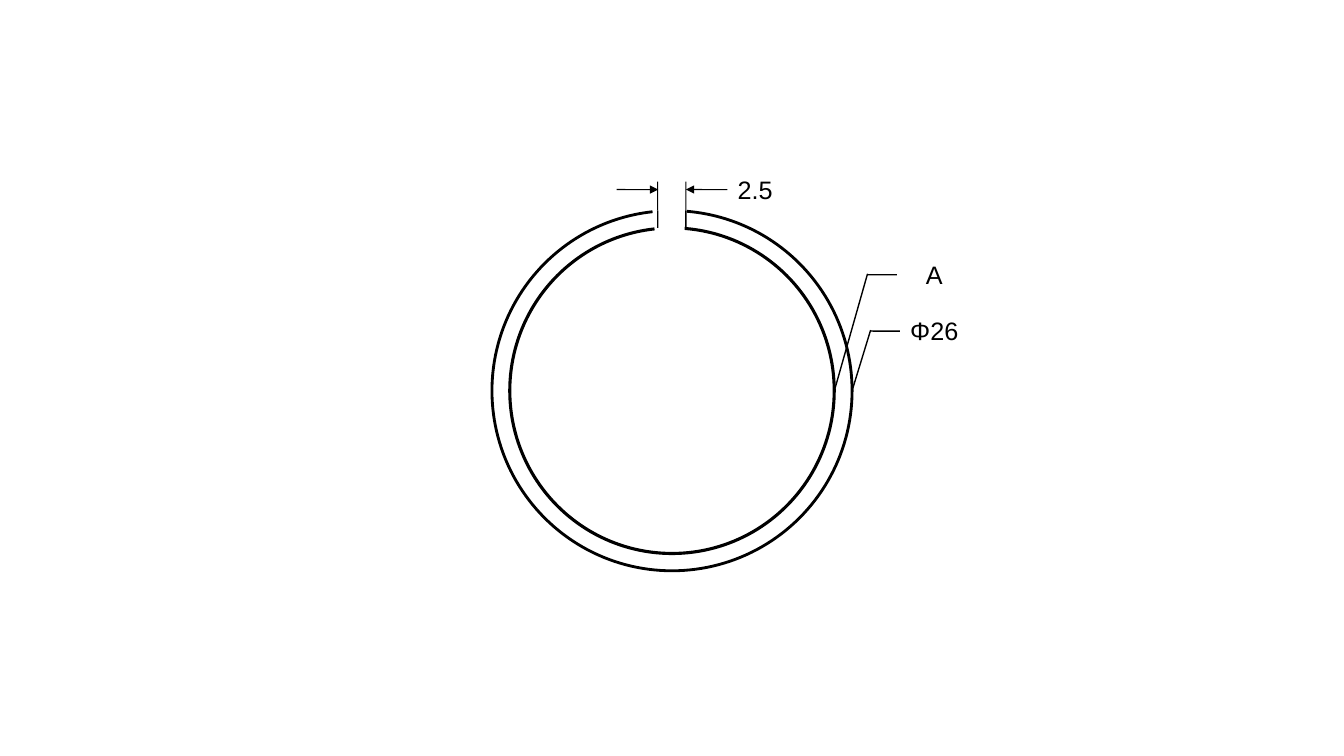
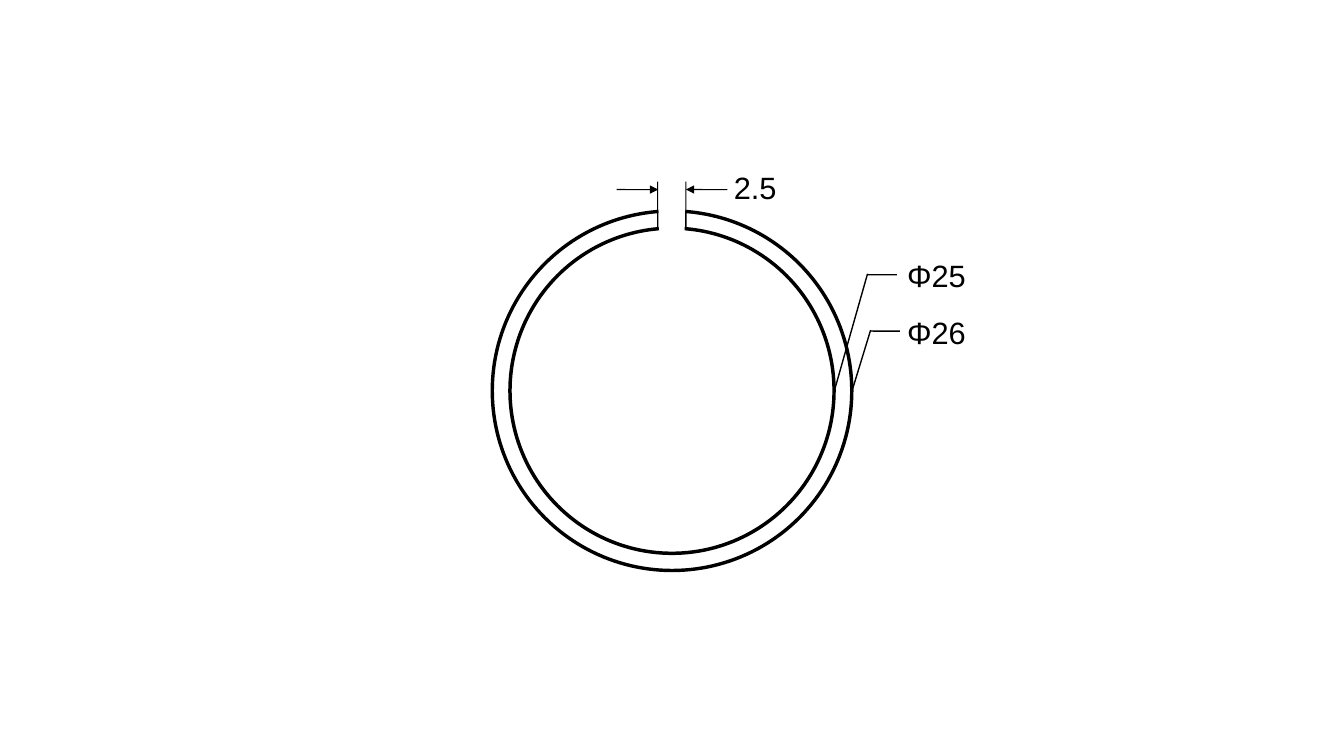
Before and after one commit to dieu-detruit/bachelor-thesis, a slide deck: slide 12 of illustration/illusts.pptx. Drawn at 1344x756 pixels with LibreOffice and Linux fonts; fonts in the diff are those of the drawing. Boxes give left, top, right and bottom in pixels: in the first picture for what was removed or moved away, otherwise in the second. Text is boxed around its words. In the diff, an @@ line names an element or a change of style, - is before the commit and + after.

```diff
--- a/illustration/illusts.pptx
+++ b/illustration/illusts.pptx
@@ text "2.5" at box(734, 177, 777, 200): size 18 to 22 pt @@
@@ arch (boxed as its full ring) at box(492, 211, 852, 571): proportions changed @@
@@ arch (boxed as its full ring) at box(510, 228, 835, 554): proportions changed @@
@@ text at box(907, 265, 966, 288): text changed; size 18 to 22 pt @@
-A
+Φ25
@@ text "Φ26" at box(907, 322, 966, 345): size 18 to 22 pt @@
```
Also in this commit, not shown: 2 slides added, 7 other files.
